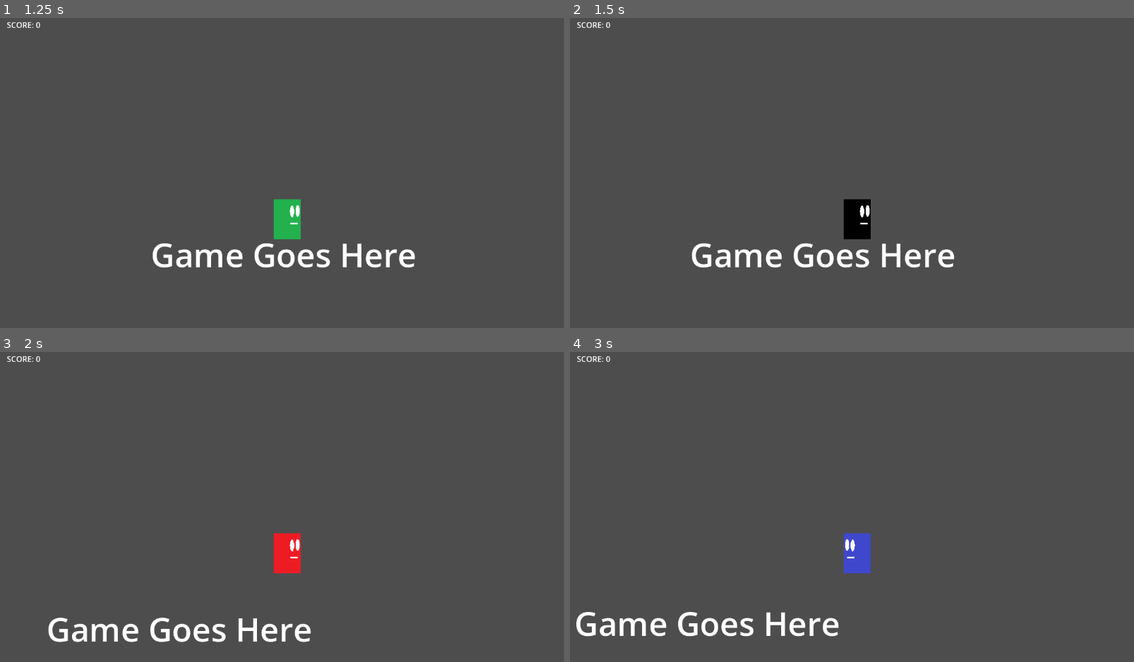
Above: before the commit, frames 1-4 (two rows, left to right).
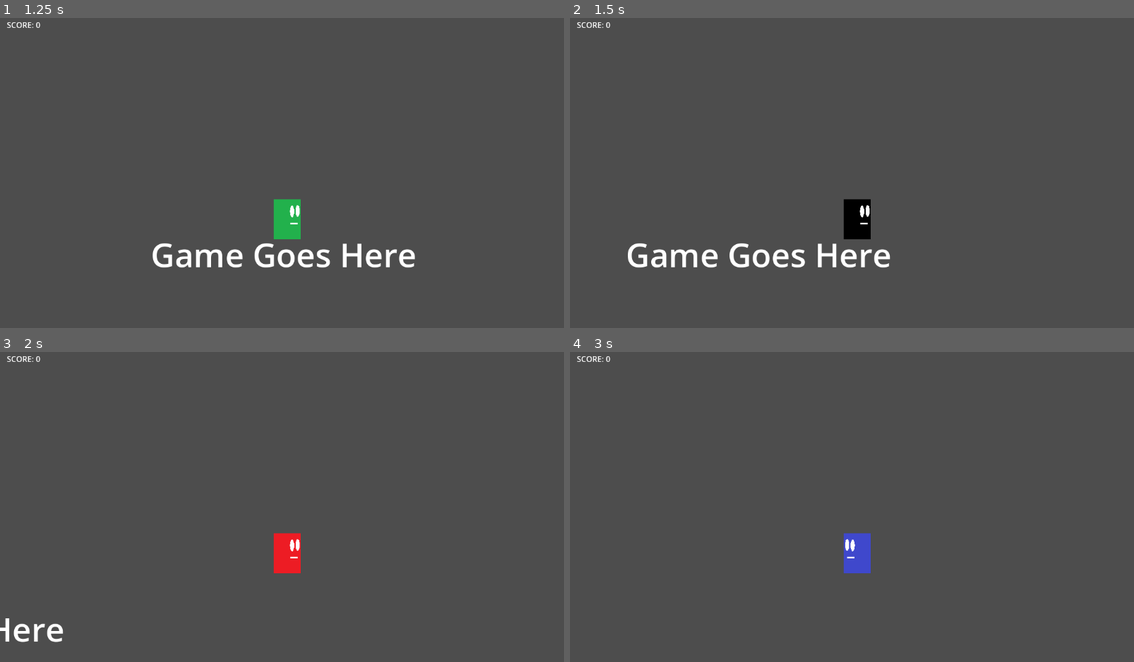
Above: after the commit, the same moments.

Repository: red-star-fighter/Test-Game-Project-2
Game: Godot game, scene res://Main Menu.tscn
Same seed, same stepped clock (60 frames per second), same inputs: the game is played once before the commit and once after it.
Inputs:
- Up to frame 1 (1.25 s): click "Play" at 0.5 s
- Up to frame 2 (1.5 s): tap Enter at 1.25 s; hold D (moveRight) from 1.28 s (still down); tap Shift (shift) at 1.35 s
- Up to frame 3 (2 s): keep holding D (moveRight); tap Space (jump) at 1.52 s
- Up to frame 4 (3 s): tap Shift (shift) at 2.1, 2.85 s; tap Space (jump) at 2.27 s; release D (moveRight) at 2.78 s; hold A (moveLeft) from 2.78 s (still down)

Frame 1 is identical in both runs. In frame 2, 2.1% of the frame differs, in the area x 10-69%, y 72-81%; in frame 3, 1.6%; in frame 4, 1.4%.

Commit message:
Update Player.gd

Diff:
--- a/Player/Player.gd
+++ b/Player/Player.gd
@@ -54,10 +54,8 @@
 			anim.play("Fall")
 	elif direction and Input.is_action_pressed("moveLeft")or Input.is_action_pressed("moveRight"):
 		print(velocity.x)
-		if (sign(velocity.x) == direction or velocity.x == 0) and abs(velocity.x) < SPEED:
-			velocity.x += direction * SPEED * (delta*4)
-		elif velocity.x >= SPEED and sign(velocity.x) == direction:
-			velocity.x = SPEED
+		if sign(velocity.x) == direction or velocity.x == 0:
+			velocity.x = move_toward(velocity.x, direction*SPEED, delta*SPEED*4)
 		else:
 			velocity.x = move_toward(velocity.x, 0, SPEED*delta*4)
 		if velocity.y == 0:
